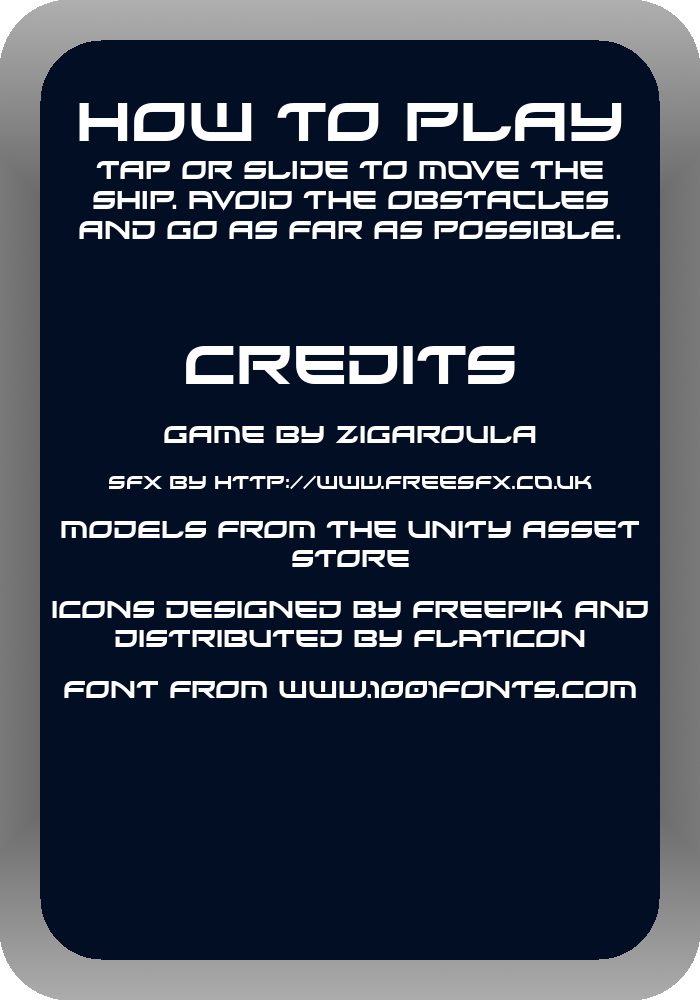
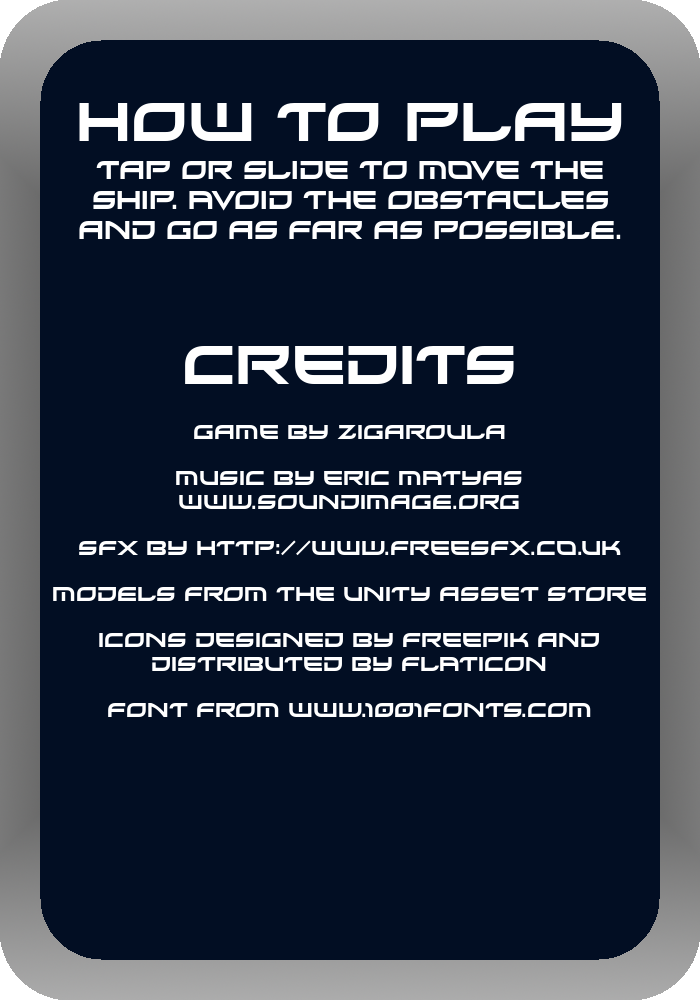
Layers edited between the first and the second 700 x 1000 image:
painted on "Credits ..." over [52, 346, 648, 717]
